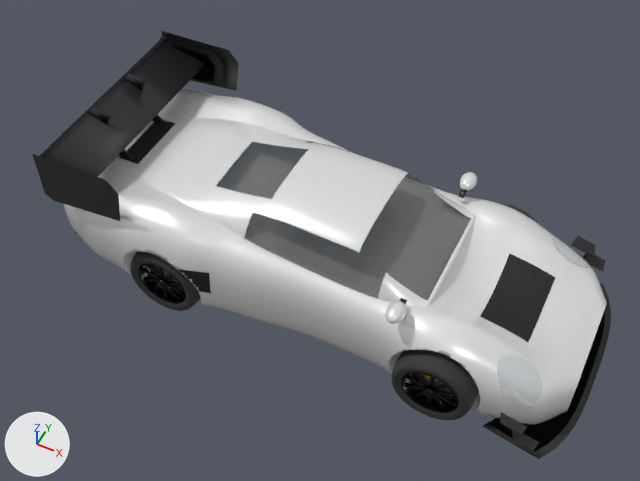
Two versions of the glTF model modules/graphics/cars/porsche_911_gt3_r.glb, one commit apart.
Both versions are drawn from a 50 mm camera at (2.45, -4.75, 6.4) aimed at (0.16, -0.18, 0.68). Arrows for +X, +Y and +Z are at lower left; the lights stay in place. The first picture is the older version. Where no turn or scale is listed for an object, it has been applied to the vertices. Vertices at exactly the same position are counted once.

Before the edit, the objects in view are built like this:
```python
ob_body = bpy.data.objects.new('body', me_body_004)
ob_body.location = (0.0, 0.0, 0.0)
ob_bumper_front = bpy.data.objects.new('bumper_front', me_body_002)
ob_bumper_front.location = (0.0, 0.0, 0.0)
ob_cabin = bpy.data.objects.new('cabin', me_cabin_001)
ob_cabin.location = (0.0, 0.0, 0.0)
ob_wheel_fl_spin = bpy.data.objects.new('wheel_fl_spin', me_wheel_fl_tyre)
ob_wheel_fl_spin.location = (1.531, 0.83, 0.345)
ob_wheel_fr_spin = bpy.data.objects.new('wheel_fr_spin', me_wheel_fr_tyre)
ob_wheel_fr_spin.location = (1.531, -0.83, 0.345)
ob_wheel_rr_spin = bpy.data.objects.new('wheel_rr_spin', me_wheel_rr_tyre)
ob_wheel_rr_spin.location = (-0.979, -0.83, 0.345)
ob_wing_rear = bpy.data.objects.new('wing_rear', me_wing_rear)
ob_wing_rear.location = (0.0, 0.0, 0.0)
ob_wing_rear_up2 = bpy.data.objects.new('wing_rear_up2', me_wing_rear_up2)
ob_wing_rear_up2.location = (0.0, 0.0, 0.0)
ob_wing_rear_up3 = bpy.data.objects.new('wing_rear_up3', me_wing_rear_up3)
ob_wing_rear_up3.location = (0.0, 0.0, 0.0)
# also in view: 'canards' at (2.27, 0.0, 0.38); 'splitter_up' at (2.34, 0.0, 0.08); 'bumper_rear' at (-1.88, 0.0, 0.55)
```
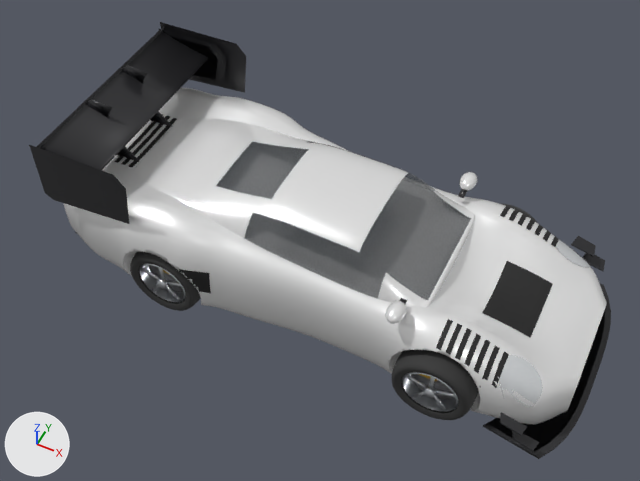
Changed parts and their boxes [x1, y1, x2, y2] in the pictures (640 x 481 px; the box of a moved part takes in the faces that stretch with it):
'wing_rear_up3', reshaped (6% taller): before [32, 31, 238, 221]; after [29, 22, 247, 224]
'wheel_fr_spin', recoloured (black to grey): [399, 352, 478, 415] in both
'wheel_rr_spin', recoloured (black to grey): [137, 260, 189, 305] in both
'wing_rear_up2', reshaped (mostly hidden): before [90, 37, 224, 175]; after [89, 28, 226, 168]
part 1 of me_body_004, reshaped: before [480, 254, 545, 336]; after [436, 206, 559, 388]
part 2 of me_body_004, reshaped: before [128, 121, 175, 164]; after [124, 116, 177, 167]
part 3 of me_body_002, moved or reshaped: before [518, 272, 555, 342]; after [520, 279, 553, 337]
part 4 of me_wing_rear, moved or reshaped (not visible before): after [103, 77, 160, 158]
part 5 of me_wing_rear, moved or reshaped: before [172, 45, 215, 81]; after [172, 36, 216, 80]
part 6 of me_wing_rear_up2, moved or reshaped: before [91, 113, 128, 158]; after [89, 105, 133, 160]
part 7 of me_wing_rear_up2, moved or reshaped: before [129, 80, 161, 123]; after [125, 71, 166, 125]
part 8 of me_wing_rear_up2, moved or reshaped: before [160, 37, 224, 83]; after [158, 28, 226, 83]
part 9 of me_wing_rear_up3, moved or reshaped: before [43, 41, 205, 177]; after [40, 31, 209, 170]
part 10 of me_wing_rear_up3, moved or reshaped: before [40, 36, 166, 157]; after [37, 26, 165, 148]
part 11 of me_wing_rear_up3, moved or reshaped: before [88, 108, 134, 159]; after [86, 99, 139, 162]
part 12 of me_wing_rear_up3, moved or reshaped: before [123, 74, 167, 125]; after [122, 65, 172, 127]
part 13 of me_wing_rear_up3, moved or reshaped: before [32, 154, 120, 221]; after [29, 145, 129, 224]
part 14 of me_wing_rear_up3, moved or reshaped: before [161, 31, 238, 91]; after [160, 22, 247, 93]

Patch to the scene script:
```diff
--- a/modules/graphics/cars/porsche_911_gt3_r.glb.py
+++ b/modules/graphics/cars/porsche_911_gt3_r.glb.py
@@ mat_rim @@
 mat_rim = principled_material('rim')
-mat_rim.base_color = (0.0144, 0.016, 0.0194)  # black #202226
+mat_rim.base_color = (0.578, 0.604, 0.631)  # light grey #c8ccd0
 mat_rim.metallic = 0.85
@@ me_body_004 @@
-me_body_004.from_pydata(...)  # 11284 vertices, 22085 faces; spans x -1.69..2.01, y -1.02..1.02, z 0.09..1.05
+me_body_004.from_pydata(...)  # 14101 vertices, 26709 faces; spans x -1.69..2.01, y -1.02..1.02, z 0.09..1.05
+# me_body_004 part 1: 120 vertices moved from x 1.68..2.01, y -0.37..0.37, z 0.6..0.73 to x 1.68..2.01, y -0.31..0.31, z 0.6..0.7; 1872 vertices added at x 1.49..2.01, y -0.88..0.88, z 0.55..0.87
+# me_body_004 part 2: 2 vertices moved within x -1.41..-1.27, y 0.0, z 0.94; 133 vertices removed from x -1.69..-1.27, y -0.31..0.31, z 0.94..0.95; 1078 vertices added at x -1.69..-1.23, y -0.37..0.37, z 0.93..0.96
 me_body_004.materials.append(mat_paint)
@@ me_body_002 @@
 me_body_002.from_pydata(...)  # 5049 vertices, 9808 faces; spans x 2.01..2.57, y -0.88..0.88, z 0.09..0.73
+# me_body_002 part 3: the loose piece of 45 vertices spanning x 2.01..2.1, y -0.37..0.37, z 0.58..0.66 is scaled about its middle by (1, 0.833, 0.722), then moved by (0.0, 0.0, -0.01)
 me_body_002.materials.append(mat_paint)
@@ me_wing_rear @@
-me_wing_rear.from_pydata(...)  # 104 vertices, 174 faces; spans x -2.1..-1.49, y -0.93..0.93, z 0.91..1.33
+me_wing_rear.from_pydata(...)  # 104 vertices, 174 faces; spans x -2.1..-1.46, y -0.93..0.93, z 0.91..1.43
+# me_wing_rear part 4: 32 of 104 vertices moved; they spanned x -2.1..-1.72, y -0.27..0.27, z 0.91..1.31 and now span x -2.1..-1.68, y -0.27..0.27, z 0.91..1.41; mean shift (0.01, 0.0, 0.06); largest move (-1.86, -0.27, 1.29) -> (-1.84, -0.27, 1.39)
+# me_wing_rear part 5: 6 of 104 vertices moved; they spanned x -2.1..-1.49, y 0.93, z 0.94..1.33 and now span x -2.1..-1.46, y 0.93, z 0.98..1.43; mean shift (0.01, 0.0, 0.07); largest move (-1.49, 0.93, 1.22) -> (-1.46, 0.93, 1.32)
+# other edits to the shape of me_wing_rear do not show in these pictures
 me_wing_rear.materials.append(mat_carbon)
@@ me_wing_rear_up2 @@
-me_wing_rear_up2.from_pydata(...)  # 104 vertices, 174 faces; spans x -2.1..-1.4, y -0.93..0.93, z 0.91..1.38
+me_wing_rear_up2.from_pydata(...)  # 104 vertices, 174 faces; spans x -2.1..-1.36, y -0.93..0.93, z 0.92..1.48
+# me_wing_rear_up2 part 6: the loose piece of 16 vertices spanning x -2.1..-1.67, y -0.27..-0.26, z 0.91..1.36 is scaled about its middle by (1.1, 1, 1.23), then moved by (0.02, 0.0, 0.06)
+# me_wing_rear_up2 part 7: the loose piece of 16 vertices spanning x -2.1..-1.67, y 0.26..0.27, z 0.91..1.36 is scaled about its middle by (1.1, 1, 1.23), then moved by (0.02, 0.0, 0.06)
+# me_wing_rear_up2 part 8: 6 of 104 vertices moved; they spanned x -2.1..-1.4, y 0.93, z 0.92..1.38 and now span x -2.1..-1.36, y 0.93, z 0.94..1.48; mean shift (0.02, 0.0, 0.06); largest move (-1.5, 0.93, 1.38) -> (-1.46, 0.93, 1.48)
+# other edits to the shape of me_wing_rear_up2 do not show in these pictures
 me_wing_rear_up2.materials.append(mat_carbon)
@@ me_wing_rear_up3 @@
-me_wing_rear_up3.from_pydata(...)  # 104 vertices, 174 faces; spans x -2.1..-1.26, y -0.96..0.96, z 0.89..1.43
+me_wing_rear_up3.from_pydata(...)  # 104 vertices, 174 faces; spans x -2.1..-1.16, y -0.96..0.96, z 0.9..1.53
+# me_wing_rear_up3 part 9: the loose piece of 56 vertices spanning x -2.06..-1.61, y -0.96..0.96, z 1.19..1.34 is scaled about its middle by (1.11, 1, 1.11), then moved by (0.02, 0.0, 0.09)
+# me_wing_rear_up3 part 10: the loose piece of 4 vertices spanning x -2.05, y -0.96..0.96, z 1.34..1.38 is moved by (0.0, 0.0, 0.1)
+# me_wing_rear_up3 part 11: the loose piece of 16 vertices spanning x -2.1..-1.61, y -0.27..-0.26, z 0.92..1.41 is scaled about its middle by (1.1, 1, 1.21), then moved by (0.02, 0.0, 0.06)
+# me_wing_rear_up3 part 12: the loose piece of 16 vertices spanning x -2.1..-1.61, y 0.26..0.27, z 0.92..1.41 is scaled about its middle by (1.1, 1, 1.21), then moved by (0.02, 0.0, 0.06)
+# me_wing_rear_up3 part 13: 6 of 104 vertices moved; they spanned x -2.1..-1.26, y -0.96, z 0.89..1.43 and now span x -2.1..-1.16, y -0.96, z 0.9..1.53; mean shift (0.05, 0.0, 0.05); largest move (-1.36, -0.96, 1.43) -> (-1.26, -0.96, 1.53)
+# me_wing_rear_up3 part 14: 6 of 104 vertices moved; they spanned x -2.1..-1.26, y 0.96, z 0.89..1.43 and now span x -2.1..-1.16, y 0.96, z 0.9..1.53; mean shift (0.05, 0.0, 0.05); largest move (-1.36, 0.96, 1.43) -> (-1.26, 0.96, 1.53)
 me_wing_rear_up3.materials.append(mat_carbon)
```
